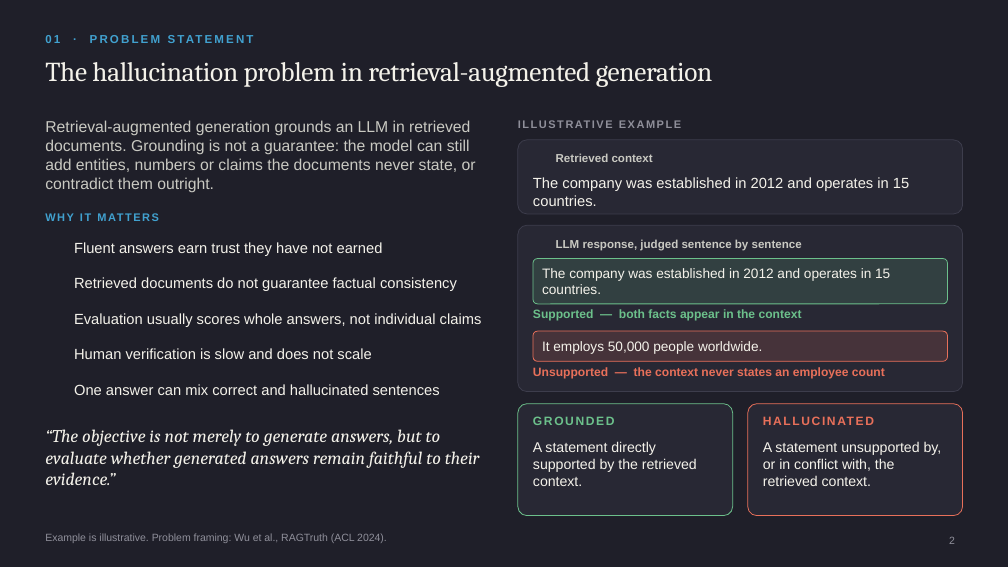
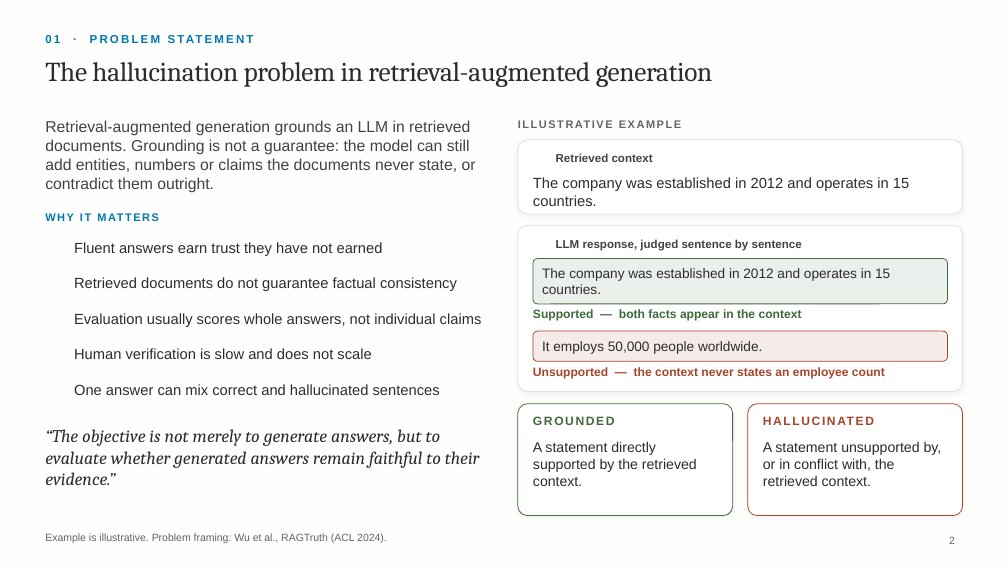
Before and after one commit to Kavaykhurana/ml_project, a slide deck: slide 2 of presentation/RAG_Hallucination_Detector.pptx. Drawn at 1008x567 pixels with LibreOffice and Linux fonts; fonts in the diff are those of the drawing; background and template pictures are left out. Boxes give left, top, right and bottom in pixels: in the first picture for what was removed or moved away, otherwise in the second. Text is boxed around its words. In the diff, an @@ line names an element or a change of style, - is before the commit and + after.

```diff
--- a/presentation/RAG_Hallucination_Detector.pptx
+++ b/presentation/RAG_Hallucination_Detector.pptx
@@ background #1F1F29 to #FEFFFC @@
@@ text "01 · PROBLEM STATEMENT" at [45, 35, 60, 43]: text colour #41A1CF to #0077B3 @@
@@ rounded rectangle at [518, 140, 963, 214]: fill #282834 to #FFFFFF; outline #3D3D4C 0.75 pt to #DEE2DE 0.75 pt; shadow on; proportions changed @@
@@ text "WHY IT MATTERS" at [45, 210, 423, 228]: text colour #41A1CF to #0077B3 @@
@@ rounded rectangle at [518, 225, 963, 392]: fill #282834 to #FFFFFF; outline #3D3D4C 0.75 pt to #DEE2DE 0.75 pt; shadow on; proportions changed @@
@@ text colour #C9C9C2 to #444141 in 3 elements at [45, 120, 476, 193], [556, 153, 653, 162], [556, 239, 802, 251] @@
@@ rounded rectangle at [533, 259, 948, 304]: fill #6CC08B at 16% opacity to #3F6B3B at 10% opacity; outline #6CC08B 0.75 pt to #3F6B3B 0.75 pt @@
@@ text "Supported — both facts appear ..." at [533, 309, 802, 321]: text colour #6CC08B to #3F6B3B @@
@@ rounded rectangle at [533, 331, 948, 361]: fill #E8705A at 16% opacity to #A5462B at 10% opacity; outline #E8705A 0.75 pt to #A5462B 0.75 pt @@
@@ text "Unsupported — the context never ..." at [533, 367, 885, 379]: text colour #E8705A to #A5462B @@
@@ rounded rectangle at [518, 404, 733, 516]: fill #282834 to #FFFFFF; outline #6CC08B 0.75 pt to #3F6B3B 0.75 pt; shadow on; proportions changed @@
@@ text "GROUNDED" at [533, 416, 615, 425]: text colour #6CC08B to #3F6B3B @@
@@ rounded rectangle at [748, 404, 963, 516]: fill #282834 to #FFFFFF; outline #E8705A 0.75 pt to #A5462B 0.75 pt; shadow on; proportions changed @@
@@ text "HALLUCINATED" at [763, 414, 948, 433]: text colour #E8705A to #A5462B @@
@@ text colour #F4F2EA to #2C2C2C in 12 elements at [45, 62, 713, 87], [74, 242, 383, 256], [74, 277, 457, 291], [74, 313, 482, 327], [74, 348, 371, 359], [74, 384, 440, 395], [45, 429, 480, 485], [533, 177, 909, 206], [542, 268, 890, 294], [542, 341, 762, 354], [533, 441, 697, 486], [763, 442, 942, 486] @@
@@ text colour #8F8F9A to #646464 in 3 elements at [45, 533, 387, 543], [518, 117, 820, 135], [949, 536, 955, 544] @@
```
Also in this commit, not shown: 11 other slides changed, 1 other file.
